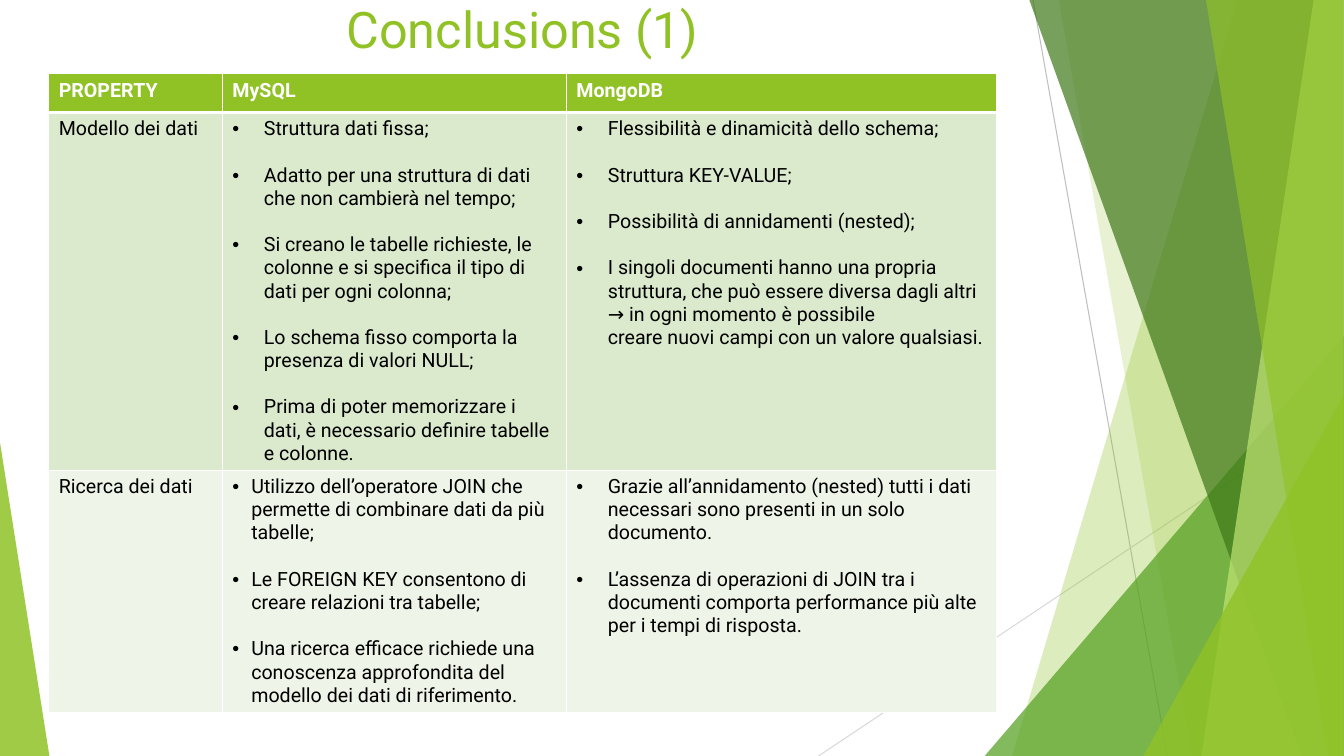
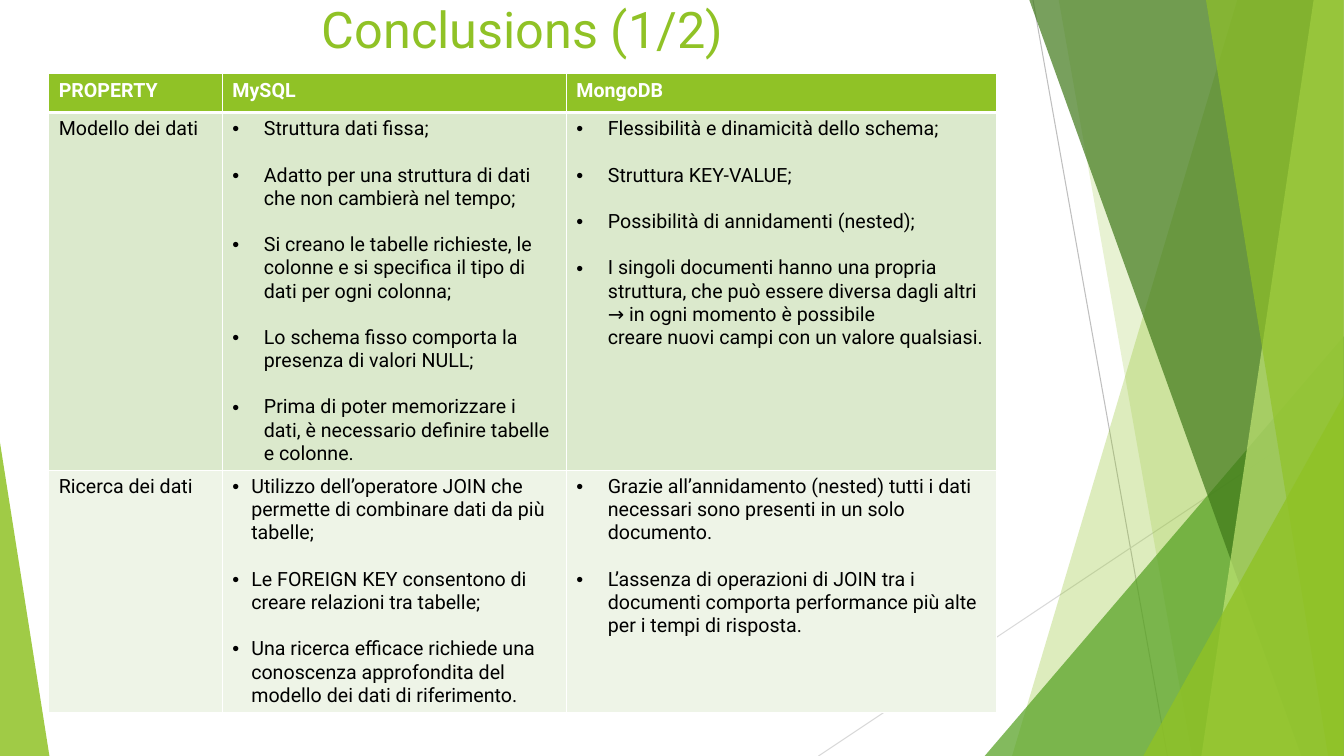
Before and after one commit to lucaMari94/mongodb-sentiment-analysis, a slide deck: slide 44 of silde/slide.pptx (slide 43 before the commit). Drawn at 1344x756 pixels with LibreOffice and Linux fonts; fonts in the diff are those of the drawing. Boxes give left, top, right and bottom in pixels: in the first picture for what was removed or moved away, otherwise in the second. Text is boxed around its words. In the diff, an @@ line names an element or a change of style, - is before the commit and + after.

```diff
--- a/silde/slide.pptx
+++ b/silde/slide.pptx
@@ title at (322, 8, 723, 59): text changed @@
-Conclusions (1)
+Conclusions (1/2)
```
Also in this commit, not shown: 15 other slides changed, 1 slide added, 1 other file.
